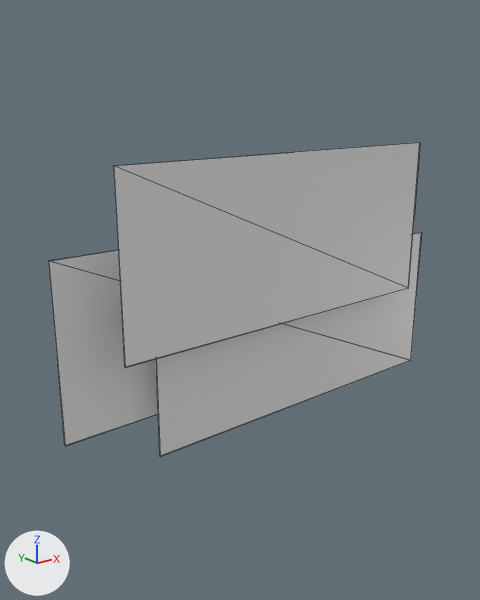
The glTF model billete-capitulo-5-02/billete-capitulo-5-02.glb as it was, and as the next commit left it.
Camera for both pictures: a 50 mm lens placed at (-0.417, -0.532, 0.235), pointed at (0.014, 0.007, 0.02). The axes (+X, +Y, +Z) are drawn at lower left. The lights are the same throughout. Mesh edges are drawn as thin lines.
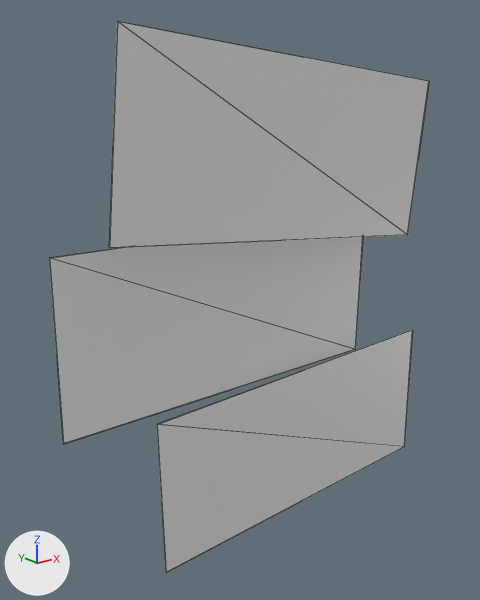
The change in detail:
Object 'Mesh_0' (ob_mesh_0) turns from (0, 0, 0) to (0, 0.7, 0) degrees about x, y and z.
Object 'Mesh_0001' (ob_mesh_0001) moves from (0.0896, -0.0202, -0.0254) to (0.0896, -0.0202, -0.162).
Object 'Mesh_0001' (ob_mesh_0001) turns from (0, 0, 0) to (0, -1.2, 0) degrees about x, y and z.
Object 'Mesh_0002' (ob_mesh_0002) moves from (0.0453, -0.0401, 0.0897) to (0.0453, -0.0401, 0.179).
Object 'Mesh_0002' (ob_mesh_0002) turns from (0, 0, 0) to (0, 5.8, 0) degrees about x, y and z.

What differs and where, as boxes (x1, y1, x2, y2) in the pictures (480 x 600 px):
'Mesh_0002', moved, turned: before (113, 143, 420, 367); after (109, 21, 429, 248)
'Mesh_0001', moved, turned: before (156, 233, 421, 457); after (157, 330, 413, 573)
'Mesh_0', turned: before (48, 250, 158, 446); after (49, 237, 363, 444)
